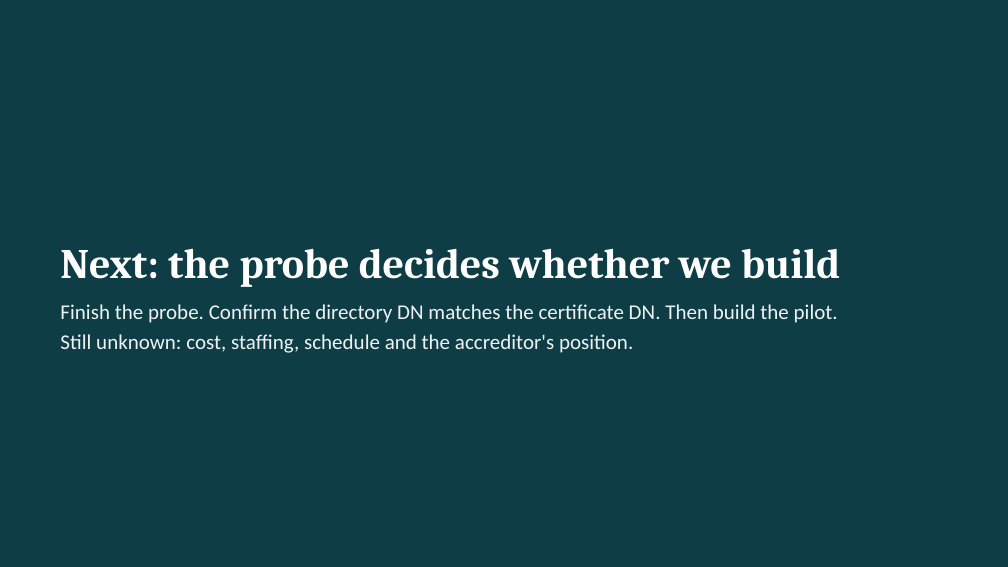
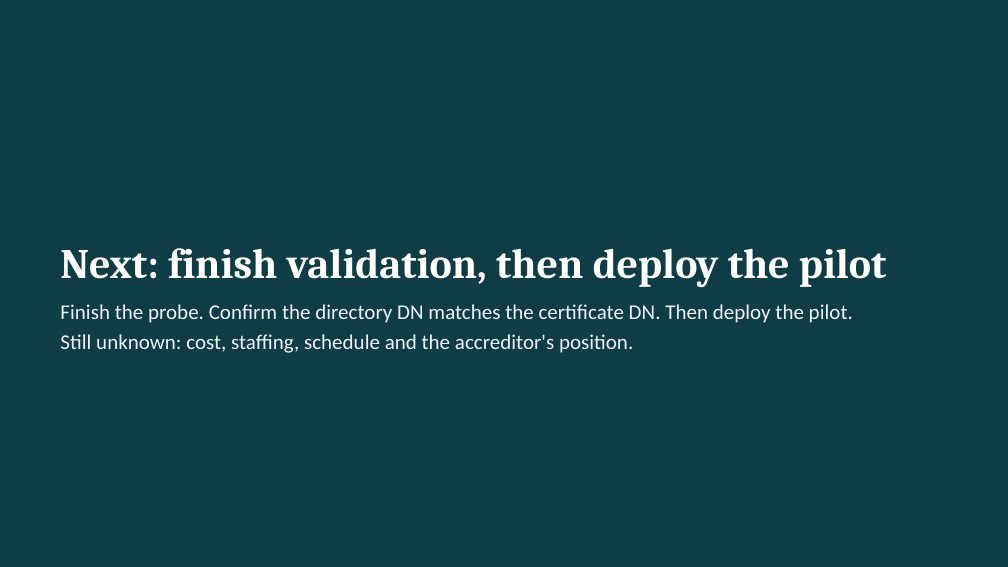
Before and after one commit to sgtslaughta/gl_ai_gateway, a slide deck: slide 14 of docs/briefing/gitlab-runner-ai-access-briefing.pptx. Drawn at 1008x567 pixels with LibreOffice and Linux fonts; fonts in the diff are those of the drawing. Boxes give left, top, right and bottom in pixels: in the first picture for what was removed or moved away, otherwise in the second. Text is boxed around its words. In the diff, an @@ line names an element or a change of style, - is before the commit and + after.

```diff
--- a/docs/briefing/gitlab-runner-ai-access-briefing.pptx
+++ b/docs/briefing/gitlab-runner-ai-access-briefing.pptx
@@ title at (60,248,887,288): text changed @@
-Next: the probe decides whether we build
+Next: finish validation, then deploy the pilot
@@ text at (60,304,853,323): text changed @@
-Finish the probe. Confirm the directory DN matches the certificate DN. Then build the pilot.
+Finish the probe. Confirm the directory DN matches the certificate DN. Then deploy the pilot.
```
Also in this commit, not shown: 2 other slides changed, 14 other files.
